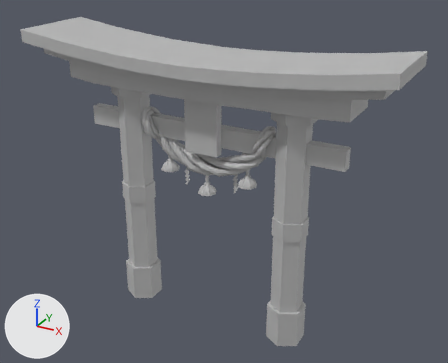
What one commit did to the FBX model Kitsune Defense/Assets/3Ds/Cenario/Arc.fbx.
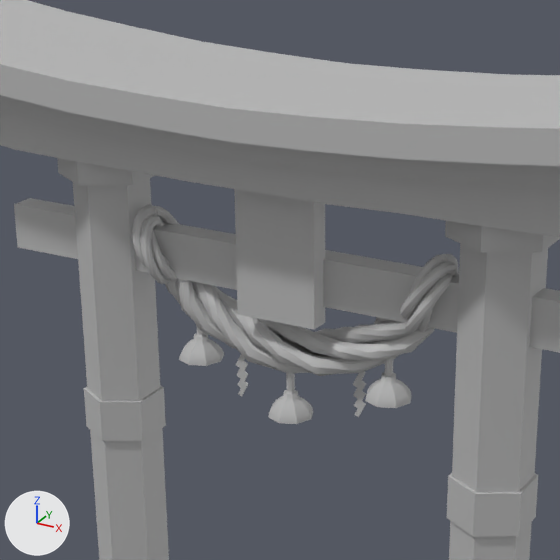
Each version is shown whole from a 50 mm lens placed at (6.19, -10.58, 8.74), pointed at (0.26, 0.21, 3.35), then close up on the part from 20% to 71% of the width and 6% to 69% of the height. The axes (+X, +Y, +Z) are drawn at lower left. The lights are the same throughout. Where no turn or scale is listed for an object, it has been applied to the vertices. Vertices at the same position are counted once.

The first close-up shows 'Arc'.
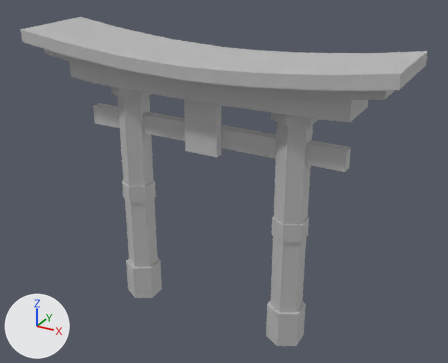
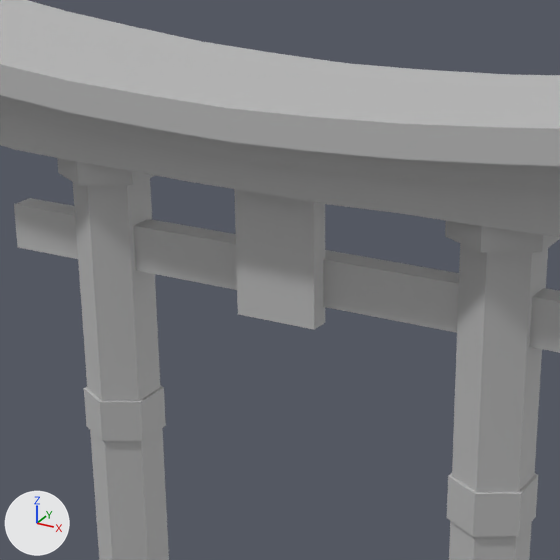
Where the change shows, as pixel boxes (x1, y1, x2, y2) in the close-ups (560 x 560 px):
part 1 of me_mesh, deleted
    before: (132, 204, 459, 424)

The edits, one by one:
me_mesh is used by ob_arc; location (0.0, 0.0, 3.216).
me_mesh had 2354 vertices, 2307 faces and spanned x -4.02..4.02, y -0.96..0.96, z -3.19..3.19.
me_mesh now has 284 vertices, 284 faces and spans x -4.02..4.02, y -0.96..0.96, z -3.19..3.19.
me_mesh part 1: 14 loose pieces with 2070 vertices, spanning x -1.57..1.54, y -0.33..0.25, z -0.11..1.64, are deleted.
me_mesh part 2: the surface is now shaded flat.
